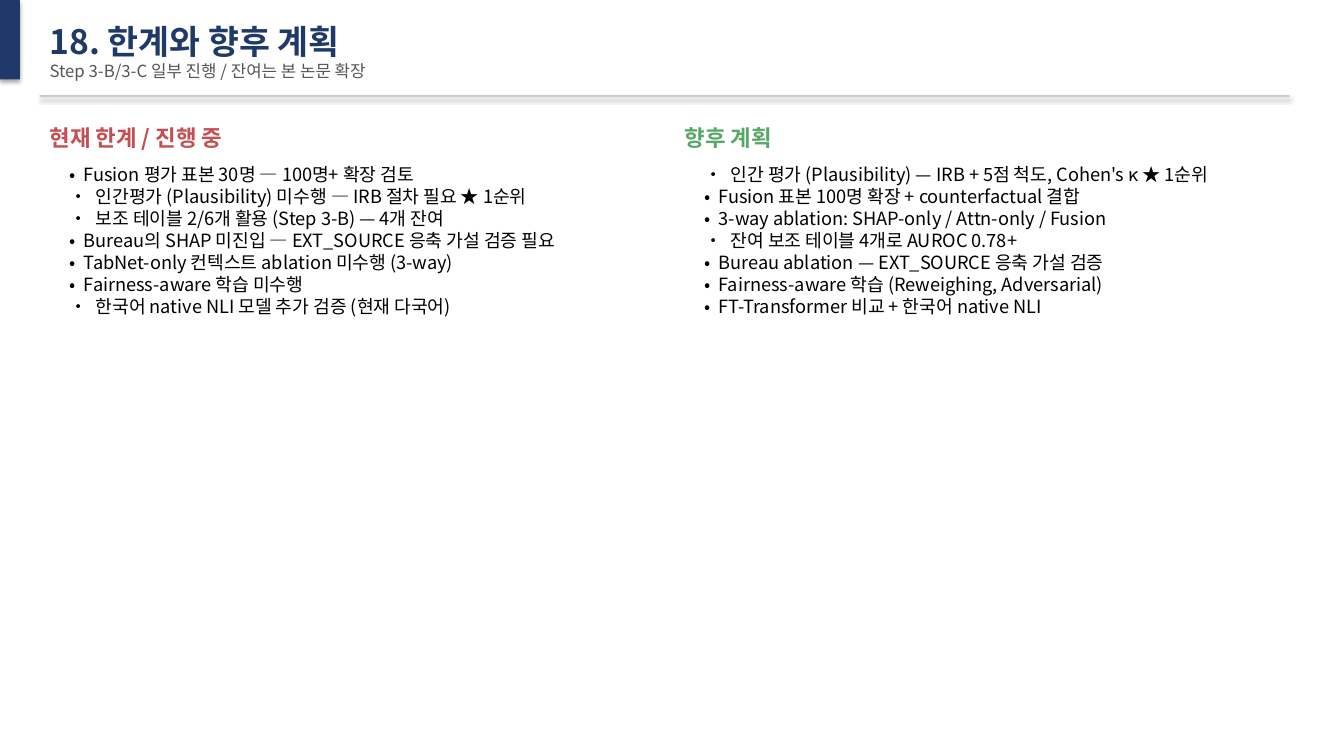
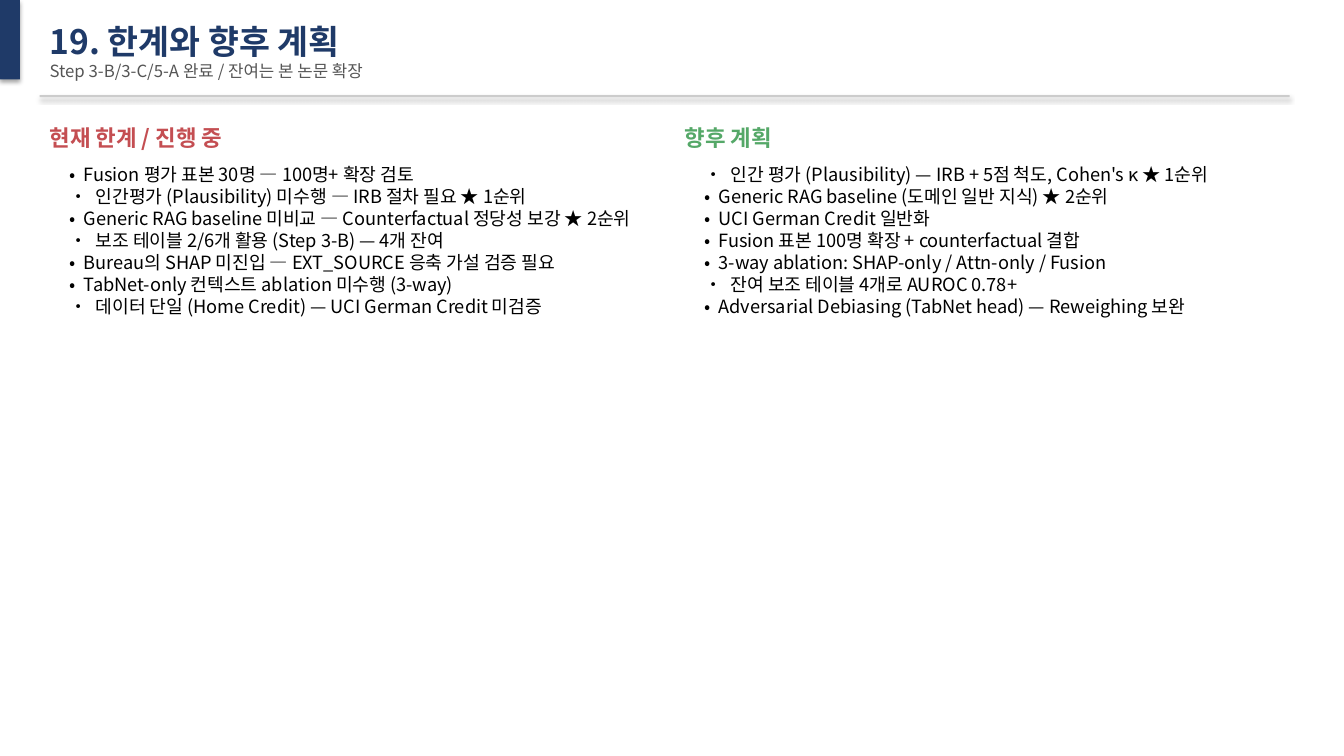
Before and after one commit to Tim-Green0/tabnet-xai-rag-credit, a slide deck: slide 20 of paper/midterm_slides.pptx (slide 19 before the commit). Drawn at 1344x756 pixels with LibreOffice and Linux fonts; fonts in the diff are those of the drawing. Boxes give left, top, right and bottom in pixels: in the first picture for what was removed or moved away, otherwise in the second. Text is boxed around its words. In the diff, an @@ line names an element or a change of style, - is before the commit and + after.

```diff
--- a/paper/midterm_slides.pptx
+++ b/paper/midterm_slides.pptx
@@ text at [50, 25, 340, 57]: text changed @@
-18. 한계와 향후 계획
+19. 한계와 향후 계획
@@ text at [50, 63, 363, 81]: text changed @@
-Step 3-B/3-C 일부 진행 / 잔여는 본 논문 확장
+Step 3-B/3-C/5-A 완료 / 잔여는 본 논문 확장
@@ text at [84, 206, 631, 227]: paragraph added @@
+• Generic RAG baseline 미비교 — Counterfactual 정당성 보강 ★ 2순위
@@ text at [719, 185, 1109, 227]: paragraphs added @@
+• Generic RAG baseline (도메인 일반 지식) ★ 2순위
+• UCI German Credit 일반화
@@ text at [96, 294, 542, 317]: text changed @@
-• Fairness-aware 학습 미수행
-• 한국어 native NLI 모델 추가 검증 (현재 다국어)
+• 데이터 단일 (Home Credit) — UCI German Credit 미검증
@@ text at [719, 298, 1184, 318]: text changed @@
-• Bureau ablation — EXT_SOURCE 응축 가설 검증
-• Fairness-aware 학습 (Reweighing, Adversarial)
-• FT-Transformer 비교 + 한국어 native NLI
+• Adversarial Debiasing (TabNet head) — Reweighing 보완
```
Also in this commit, not shown: 1 other slide changed, 1 slide added, 5 other files.
